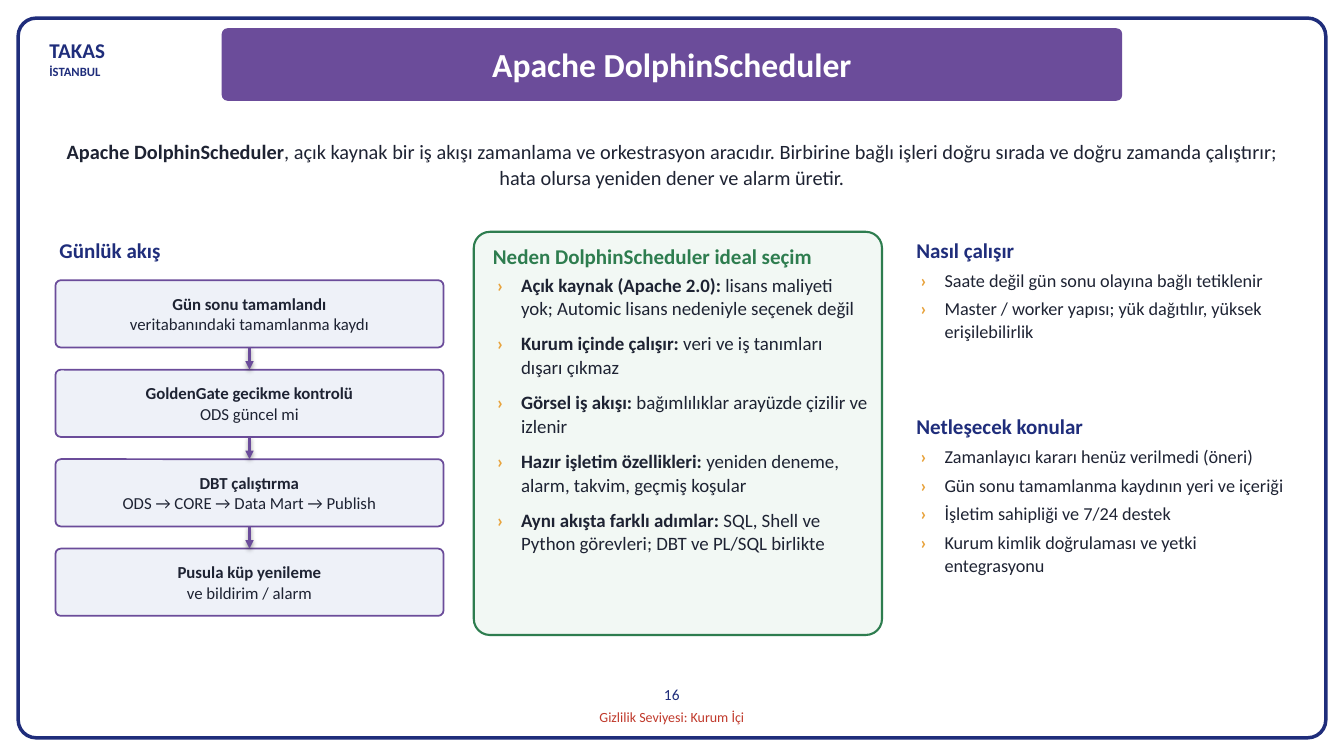
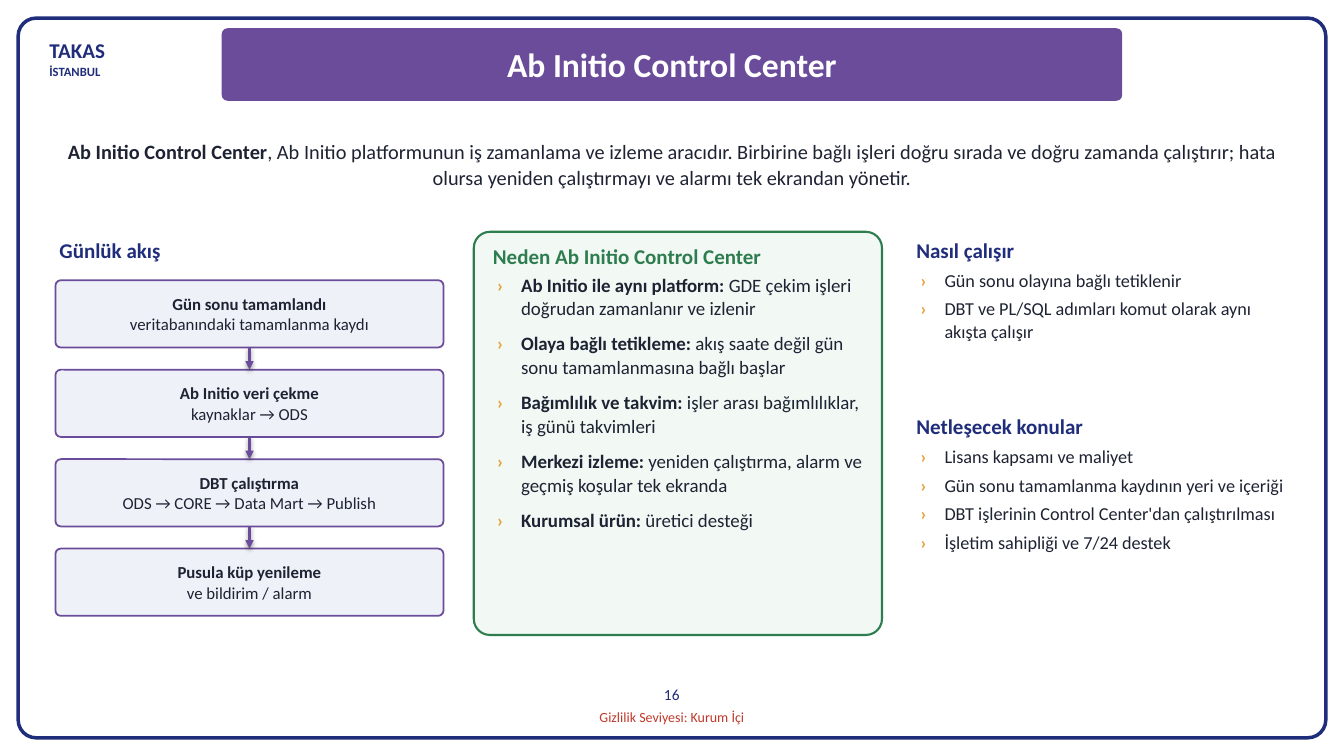
Before and after one commit to hanifidemirel0/Cursor-Projects, a slide deck: slide 18 of outputs/dwh-sunum-kasim-2026/5 - DWHSunum_Kasim2026.pptx. Drawn at 1344x756 pixels with LibreOffice and Linux fonts; fonts in the diff are those of the drawing. Boxes give left, top, right and bottom in pixels: in the first picture for what was removed or moved away, otherwise in the second. Text is boxed around its words. In the diff, an @@ line names an element or a change of style, - is before the commit and + after.

```diff
--- a/outputs/dwh-sunum-kasim-2026/5 - DWHSunum_Kasim2026.pptx
+++ b/outputs/dwh-sunum-kasim-2026/5 - DWHSunum_Kasim2026.pptx
@@ text in rounded rectangle at [507,53,837,78]: text changed @@
-Apache DolphinScheduler
+Ab Initio Control Center
@@ text at [68,144,1276,189]: text changed @@
-Apache DolphinScheduler, açık kaynak bir iş akışı zamanlama ve orkestrasyon aracıdır. Birbirine bağlı işleri doğru sırada ve doğru zamanda çalıştırır; hata olursa yeniden dener ve alarm üretir.
+Ab Initio Control Center, Ab Initio platformunun iş zamanlama ve izleme aracıdır. Birbirine bağlı işleri doğru sırada ve doğru zamanda çalıştırır; hata olursa yeniden çalıştırmayı ve alarmı tek ekrandan yönetir.
@@ text at [493,249,761,264]: text changed @@
-Neden DolphinScheduler ideal seçim
+Neden Ab Initio Control Center
@@ text at [521,278,862,531]: text changed @@
-› Açık kaynak (Apache 2.0): lisans maliyeti yok; Automic lisans nedeniyle seçenek değil
-› Kurum içinde çalışır: veri ve iş tanımları dışarı çıkmaz
-› Görsel iş akışı: bağımlılıklar arayüzde çizilir ve izlenir
-› Hazır işletim özellikleri: yeniden deneme, alarm, takvim, geçmiş koşular
-› Aynı akışta farklı adımlar: SQL, Shell ve Python görevleri; DBT ve PL/SQL birlikte
+› Ab Initio ile aynı platform: GDE çekim işleri doğrudan zamanlanır ve izlenir
+› Olaya bağlı tetikleme: akış saate değil gün sonu tamamlanmasına bağlı başlar
+› Bağımlılık ve takvim: işler arası bağımlılıklar, iş günü takvimleri
+› Merkezi izleme: yeniden çalıştırma, alarm ve geçmiş koşular tek ekranda
+› Kurumsal ürün: üretici desteği
@@ text at [945,274,1251,341]: text changed @@
-› Saate değil gün sonu olayına bağlı tetiklenir
-› Master / worker yapısı; yük dağıtılır, yüksek erişilebilirlik
+› Gün sonu olayına bağlı tetiklenir
+› DBT ve PL/SQL adımları komut olarak aynı akışta çalışır
@@ text in rounded rectangle at [180,387,319,423]: text changed @@
-GoldenGate gecikme kontrolü
-ODS güncel mi
+Ab Initio veri çekme
+kaynaklar → ODS
@@ text at [945,450,1283,552]: paragraph added @@
+› DBT işlerinin Control Center'dan çalıştırılması
@@ text at [945,450,1134,466]: text changed @@
-› Zamanlayıcı kararı henüz verilmedi (öneri)
+› Lisans kapsamı ve maliyet
@@ text at [945,536,1196,575]: paragraph removed @@
-› Kurum kimlik doğrulaması ve yetki entegrasyonu
```
Also in this commit, not shown: 11 other slides changed, 5 other files.
